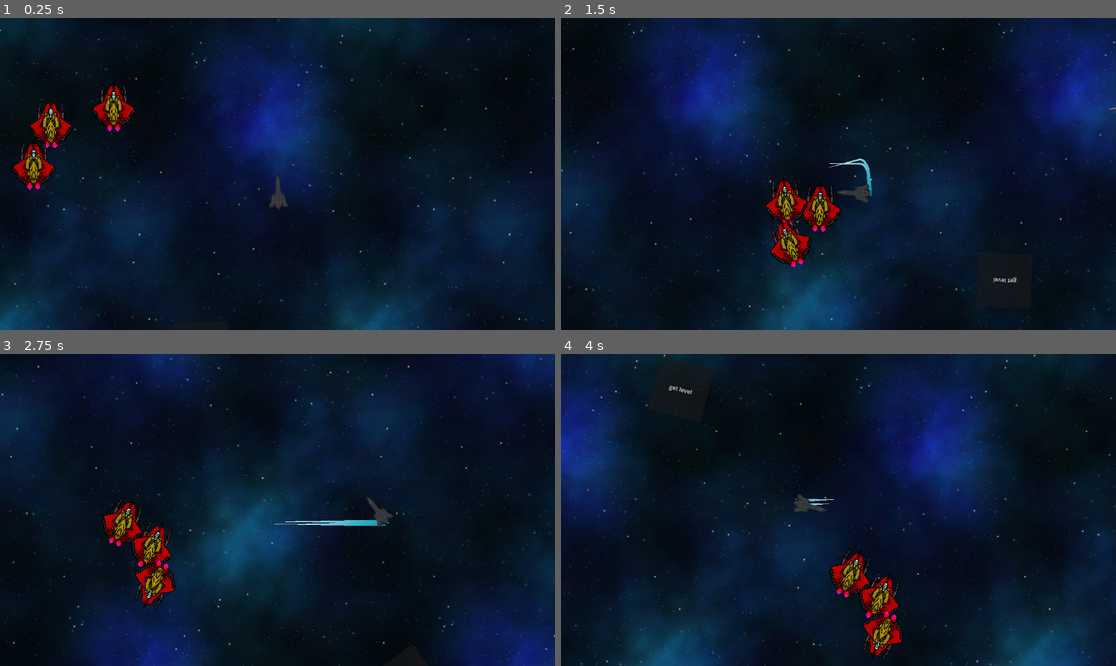
Above: before the commit, frames 1-4 (two rows, left to right).
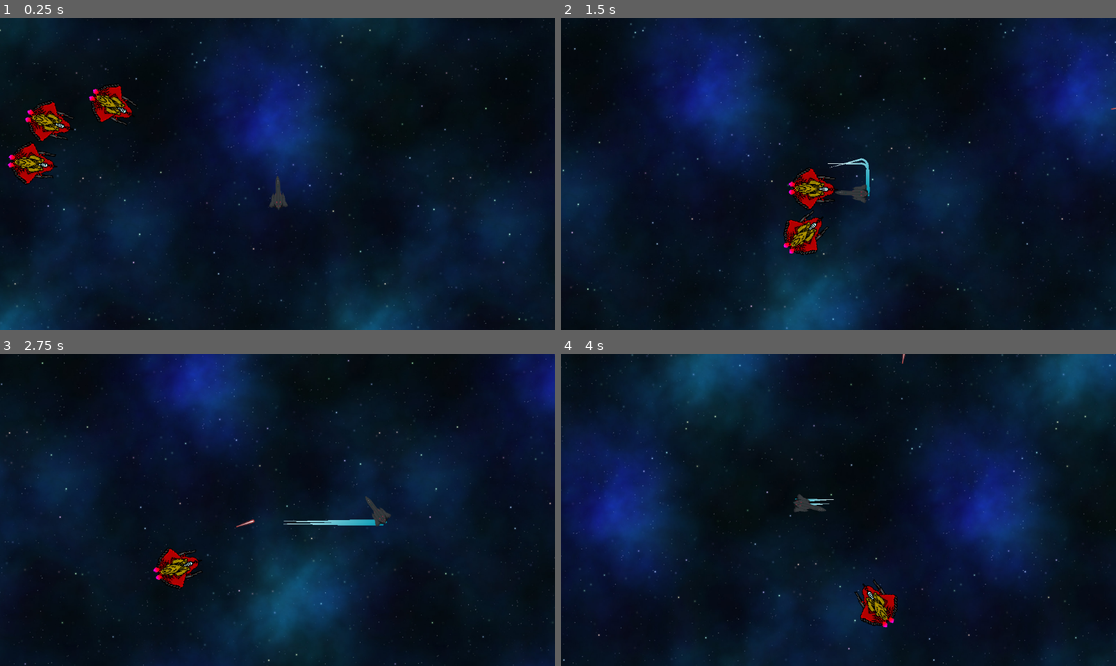
Above: after the commit, the same moments.

Repository: mertkavilcioglu/ProjectStart
Game: Godot game, scene res://Scenes/CombatScene.tscn
Two runs of this game, one before a commit and one after it. Both use one fixed random seed, a clock stepped at 60 frames per second and the inputs below.
Inputs (mouse positions are in pixels of both pictures, inside the frame that each line leads up to):
- Up to frame 1 (0.25 s): no input
- Up to frame 2 (1.5 s): move the mouse to (960, 158) at 0.52 s; hold D (Right) 0.53-1.28 s; hold Space (Shoot) 0.53-1.28 s; move the mouse to (727, 189) at 1.27 s; hold S (Down) from 1.28 s (still down); tap Space (Shoot) at 1.35 s
- Up to frame 3 (2.75 s): move the mouse to (333, 441) at 2.02 s; release S (Down) at 2.03 s; hold D (Right) from 2.03 s (still down); hold Shift (Turbo) from 2.03 s (still down); tap Space (Shoot) at 2.3 s
- Up to frame 4 (4 s): move the mouse to (810, 572) at 2.77 s; release D (Right) at 2.78 s; release Shift (Turbo) at 2.78 s; hold W (Up) 2.78-3.53 s; tap Space (Shoot) at 2.85 s; move the mouse to (1005, 556) at 3.52 s; hold A (Left) from 3.53 s (still down); hold Space (Shoot) from 3.53 s (still down)

The runs differ from the first frame. In frame 1, 1.8% of the frame differs, in the area x 1-39%, y 21-99%; in frame 2, 3.2%; in frame 3, 41%; in frame 4, 50%, in the area x 0-100%, y 0-100%.

Commit message:
Added Enemy Attack BUT:
Enemies can give damage to other enemies

Diff:
--- a/CharacterUP.gd
+++ b/CharacterUP.gd
@@ -1,7 +1,8 @@
+class_name Player
 extends CharacterBody2D
 
 #**************** UPGRADE VARIABLES *****************
-var health:int = 100
+var health:int = 10
 var damage: int = 1
 #var speed: float = 500.0
 #var fuel: float = 100.0
@@ -19,7 +20,10 @@
 @onready var CanBoost:bool = true
 @onready var BoostRefuel:bool = false
 @onready var BoostFuel:float = 100.0
-@onready var muzzle=$Muzzle
+@onready var muzzle1=$Muzzle
+@onready var muzzle2=$Muzzle2
+@onready var muzzle3=$Muzzle3
+
 var laser_scene = preload("res://Scenes/laser.tscn")
 signal laser_shot(laser)
 var BoostCD:int = 3
@@ -85,9 +89,17 @@
 
 func shoot_laser():
 	var l = laser_scene.instantiate()
-	l.global_position = muzzle.global_position
+	l.global_position = muzzle1.global_position
 	l.rotation = rotation + PI/2
 	emit_signal("laser_shot", l)
+	#var l2 = laser_scene.instantiate()
+	#l2.global_position = muzzle2.global_position
+	#l2.rotation = rotation + PI/2
+	#emit_signal("laser_shot", l2)
+	#var l3 = laser_scene.instantiate()
+	#l3.global_position = muzzle3.global_position
+	#l3.rotation = rotation + PI/2
+	#emit_signal("laser_shot", l3)
 
 
 #**************** UPGRADE FUNCTIONS *****************
@@ -108,6 +120,7 @@
 	if level_counter == 5:
 		body.texture = load("res://uzaygemisi/gövdeler/gövde lvl5.png")
 		wing.texture = load("res://uzaygemisi/kanatlar/kanat lvl5 gövde 1.png")
+
 
 
 
@@ -139,3 +152,10 @@
 	damage+=1
 	get_tree().paused = false
 	LevelPanel.visible = false
+
+func playerGetHit():
+	emit_signal("hit")
+	if health > 1:
+		health -= 1 #
+	elif health <= 1:
+		print("DEAD")
--- a/CharacterUP.tscn
+++ b/CharacterUP.tscn
@@ -69,6 +69,7 @@
 text = "damage"
 
 [node name="get_level" type="Button" parent="."]
+visible = false
 offset_left = -500.0
 offset_top = -300.0
 offset_right = -350.0
@@ -90,6 +91,12 @@
 [node name="Muzzle" type="Node2D" parent="."]
 position = Vector2(48, 0)
 
+[node name="Muzzle2" type="Node2D" parent="."]
+position = Vector2(0, 13)
+
+[node name="Muzzle3" type="Node2D" parent="."]
+position = Vector2(0, -13)
+
 [connection signal="pressed" from="Upgrade/NewLevel/health" to="." method="_on_health_pressed"]
 [connection signal="pressed" from="Upgrade/NewLevel/speed" to="." method="_on_speed_pressed"]
 [connection signal="pressed" from="Upgrade/NewLevel/fuel" to="." method="_on_fuel_pressed"]
--- a/Objects/rigid_body_2d.tscn
+++ b/Objects/rigid_body_2d.tscn
@@ -10,8 +10,14 @@
 script = ExtResource("1_6hhyi")
 
 [node name="Sprite2D" type="Sprite2D" parent="."]
+rotation = 1.5708
 scale = Vector2(0.2, 0.2)
 texture = ExtResource("1_2vssp")
 
 [node name="CollisionShape2D" type="CollisionShape2D" parent="."]
 shape = SubResource("RectangleShape2D_b1vit")
+
+[node name="Node2D" type="Node2D" parent="."]
+
+[node name="Muzzle" type="Node2D" parent="."]
+position = Vector2(62, 0)
--- a/Scenes/CombatScene.tscn
+++ b/Scenes/CombatScene.tscn
@@ -465,16 +465,16 @@
 
 [node name="Lasers" type="Node" parent="."]
 
-[node name="RigidBody2D14" parent="." instance=ExtResource("4_5x8st")]
+[node name="Enemies" type="Node" parent="."]
+
+[node name="RigidBody2D14" parent="Enemies" instance=ExtResource("4_5x8st")]
 position = Vector2(-373, 116)
 
-[node name="RigidBody2D15" parent="." instance=ExtResource("4_5x8st")]
+[node name="RigidBody2D15" parent="Enemies" instance=ExtResource("4_5x8st")]
 position = Vector2(-631, 186)
 
-[node name="RigidBody2D16" parent="." instance=ExtResource("4_5x8st")]
+[node name="RigidBody2D16" parent="Enemies" instance=ExtResource("4_5x8st")]
 position = Vector2(-701, 355)
-
-[node name="Enemies" type="Node" parent="."]
 
 [node name="Character" parent="." instance=ExtResource("4_368m5")]
 position = Vector2(374, 552)
--- a/Scripts/Game.gd
+++ b/Scripts/Game.gd
@@ -8,10 +8,13 @@
 	player.connect("laser_shot", _on_player_laser_shot)
 
 	for enemy in enemies.get_children():
-		enemy.connect("hit", _on_enemy_hit)
+		enemy.connect("laser_shot", _on_enemy_laser_shot)
 
 func _on_player_laser_shot(laser):
 	lasers.add_child(laser)
 
+func _on_enemy_laser_shot(laser):
+	lasers.add_child(laser)
+
 func _on_enemy_hit():
 	pass
--- a/Scripts/laser.gd
+++ b/Scripts/laser.gd
@@ -12,9 +12,13 @@
 	queue_free()
 
 
-
 func _on_body_entered(body):
 	if body is Enemy:
 		var enemy = body
 		enemy.getHit()
 		queue_free()
+
+	if body is Player:
+		var player = body
+		player.playerGetHit()
+		queue_free()
--- a/Scripts/rigid_body_2d.gd
+++ b/Scripts/rigid_body_2d.gd
@@ -1,13 +1,17 @@
-class_name Enemy #NEW ********************************
+class_name Enemy
 extends RigidBody2D
 
-signal hit() #NEW ********************************
-var enemyHealth:int = 3 #NEW ********************************
-var playerDamage:int = 1 #NEW ********************************
+signal hit()
+var enemyHealth:int = 3
+var playerDamage:int = 1
 
-@onready var player = $"../Character"
+@onready var player = $"../../Character"
 @export var enemyMaxSpeed: float = 100.0
 @export var radius = 150
+
+var laser_scene = preload("res://Scenes/laser.tscn")
+@onready var muzzle1=$Muzzle
+signal laser_shot(laser)
 
 func _physics_process(delta):
 	var enemyMotion = Vector2()
@@ -18,9 +22,27 @@
 	linear_velocity.x = enemyMaxSpeed * enemyMotion.x * delta
 	linear_velocity.y = enemyMaxSpeed * enemyMotion.y * delta
 
-func getHit(): #NEW ********************************
-	emit_signal("hit") #NEW ********************************
-	if enemyHealth > 1: #NEW ********************************
-		enemyHealth -= 1 #NEW ********************************
-	elif enemyHealth <= 1: #NEW ********************************
-		queue_free() #NEW ********************************
+	look_at(player.position)
+
+
+var shoot_bas=false
+
+func _process(delta):
+	if !shoot_bas:
+		shoot_bas=true
+		shoot_to_player()
+		await get_tree().create_timer(0.5).timeout
+		shoot_bas=false
+
+func getHit():
+	emit_signal("hit")
+	if enemyHealth > 1:
+		enemyHealth -= 1 #
+	elif enemyHealth <= 1:
+		queue_free()
+
+func shoot_to_player():
+	var l = laser_scene.instantiate()
+	l.global_position = muzzle1.global_position
+	l.rotation = rotation + PI/2
+	emit_signal("laser_shot", l)
--- a/enemy.gd
+++ b/enemy.gd
@@ -16,4 +16,4 @@
 		#print(enemyHealth) #NEW ********************************
 		queue_free() #NEW ********************************
 
-	#******************************** bu scripte gerek kalmadı usta *******************************
+	#******************************** bu scripte gerek kalmadı *******************************
